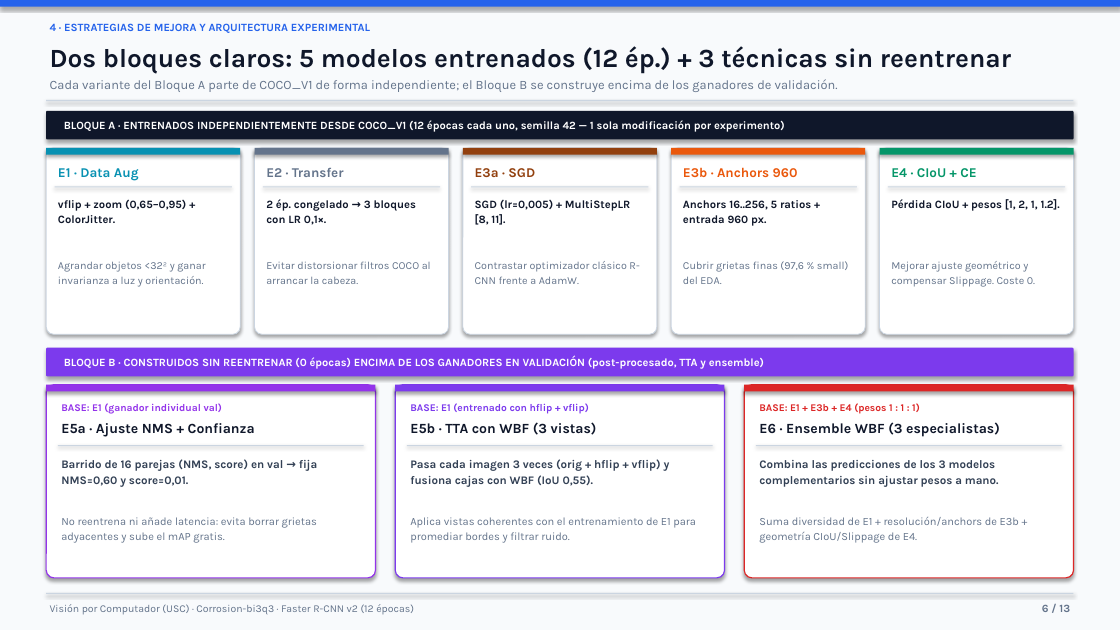
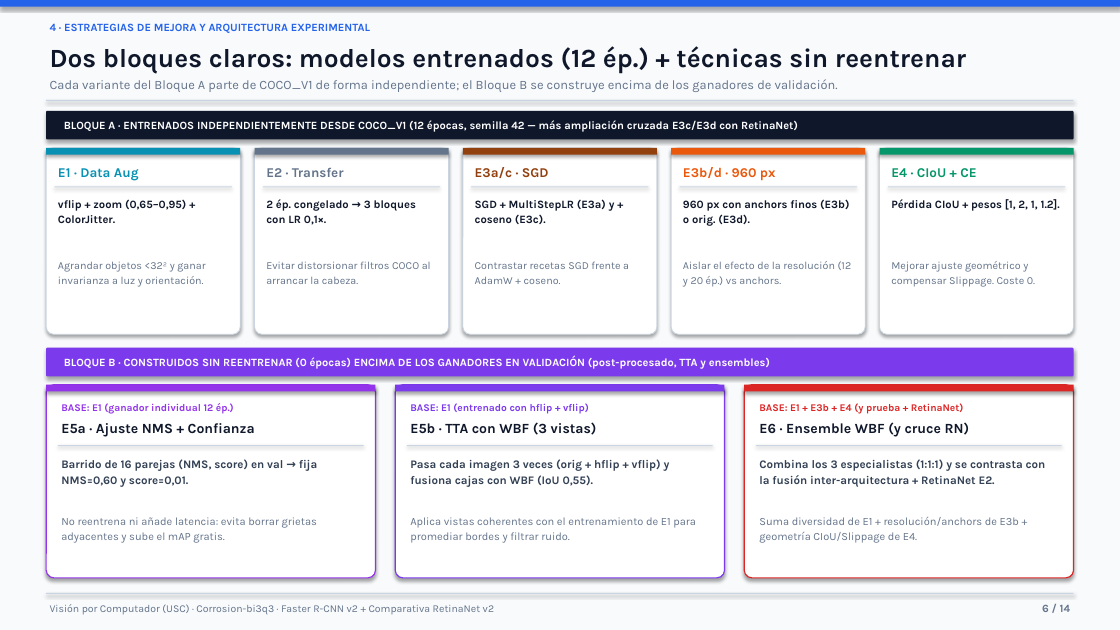
Before and after one commit to lucasmtnz23/deteccion-corrosion, a slide deck: slide 6 of Presentacion_Faster_RCNN_Corrosion.pptx. Drawn at 1120x630 pixels with LibreOffice and Linux fonts; fonts in the diff are those of the drawing. Boxes give left, top, right and bottom in pixels: in the first picture for what was removed or moved away, otherwise in the second. Text is boxed around its words. In the diff, an @@ line names an element or a change of style, - is before the commit and + after.

Commit message:
feat: incorporar JSON e historiales de Faster R-CNN, reejecutar notebook y actualizar presentacion

```diff
--- a/Presentacion_Faster_RCNN_Corrosion.pptx
+++ b/Presentacion_Faster_RCNN_Corrosion.pptx
@@ text at (50, 46, 966, 74): text changed @@
-Dos bloques claros: 5 modelos entrenados (12 ép.) + 3 técnicas sin reentrenar
+Dos bloques claros: modelos entrenados (12 ép.) + técnicas sin reentrenar
@@ text at (64, 120, 798, 132): text changed @@
-BLOQUE A · ENTRENADOS INDEPENDIENTEMENTE DESDE COCO_V1 (12 épocas cada uno, semilla 42 — 1 sola modificación por experimento)
+BLOQUE A · ENTRENADOS INDEPENDIENTEMENTE DESDE COCO_V1 (12 épocas, semilla 42 — más ampliación cruzada E3c/E3d con RetinaNet)
@@ text at (475, 167, 549, 178): text changed @@
-E3a · SGD
+E3a/c · SGD
@@ text at (683, 167, 776, 180): text changed @@
-E3b · Anchors 960
+E3b/d · 960 px
@@ text at (475, 199, 615, 224): text changed @@
-SGD (lr=0,005) + MultiStepLR [8, 11].
+SGD + MultiStepLR (E3a) y + coseno (E3c).
@@ text at (683, 199, 849, 226): text changed @@
-Anchors 16..256, 5 ratios + entrada 960 px.
+960 px con anchors finos (E3b) o orig. (E3d).
@@ text at (475, 261, 629, 284): text changed @@
-Contrastar optimizador clásico R-CNN frente a AdamW.
+Contrastar recetas SGD frente a AdamW + coseno.
@@ text at (683, 261, 852, 287): text changed @@
-Cubrir grietas finas (97,6 % small) del EDA.
+Aislar el efecto de la resolución (12 y 20 ép.) vs anchors.
@@ text at (64, 356, 770, 369): text changed @@
-BLOQUE B · CONSTRUIDOS SIN REENTRENAR (0 épocas) ENCIMA DE LOS GANADORES EN VALIDACIÓN (post-procesado, TTA y ensemble)
+BLOQUE B · CONSTRUIDOS SIN REENTRENAR (0 épocas) ENCIMA DE LOS GANADORES EN VALIDACIÓN (post-procesado, TTA y ensembles)
@@ text at (61, 403, 234, 414): text changed @@
-BASE: E1 (ganador individual val)
+BASE: E1 (ganador individual 12 ép.)
@@ text at (759, 403, 963, 414): text changed @@
-BASE: E1 + E3b + E4 (pesos 1 : 1 : 1)
+BASE: E1 + E3b + E4 (y prueba + RetinaNet)
@@ text at (759, 422, 970, 437): text changed @@
-E6 · Ensemble WBF (3 especialistas)
+E6 · Ensemble WBF (y cruce RN)
@@ text at (759, 459, 1046, 487): text changed @@
-Combina las predicciones de los 3 modelos complementarios sin ajustar pesos a mano.
+Combina los 3 especialistas (1:1:1) y se contrasta con la fusión inter-arquitectura + RetinaNet E2.
@@ text at (50, 604, 494, 615): text changed @@
-Visión por Computador (USC) · Corrosion-bi3q3 · Faster R-CNN v2 (12 épocas)
+Visión por Computador (USC) · Corrosion-bi3q3 · Faster R-CNN v2 + Comparativa RetinaNet v2
@@ text at (1042, 605, 1071, 612): text changed @@
-6 / 13
+6 / 14
```
Also in this commit, not shown: 12 other slides changed, 1 slide added, 42 other files.
